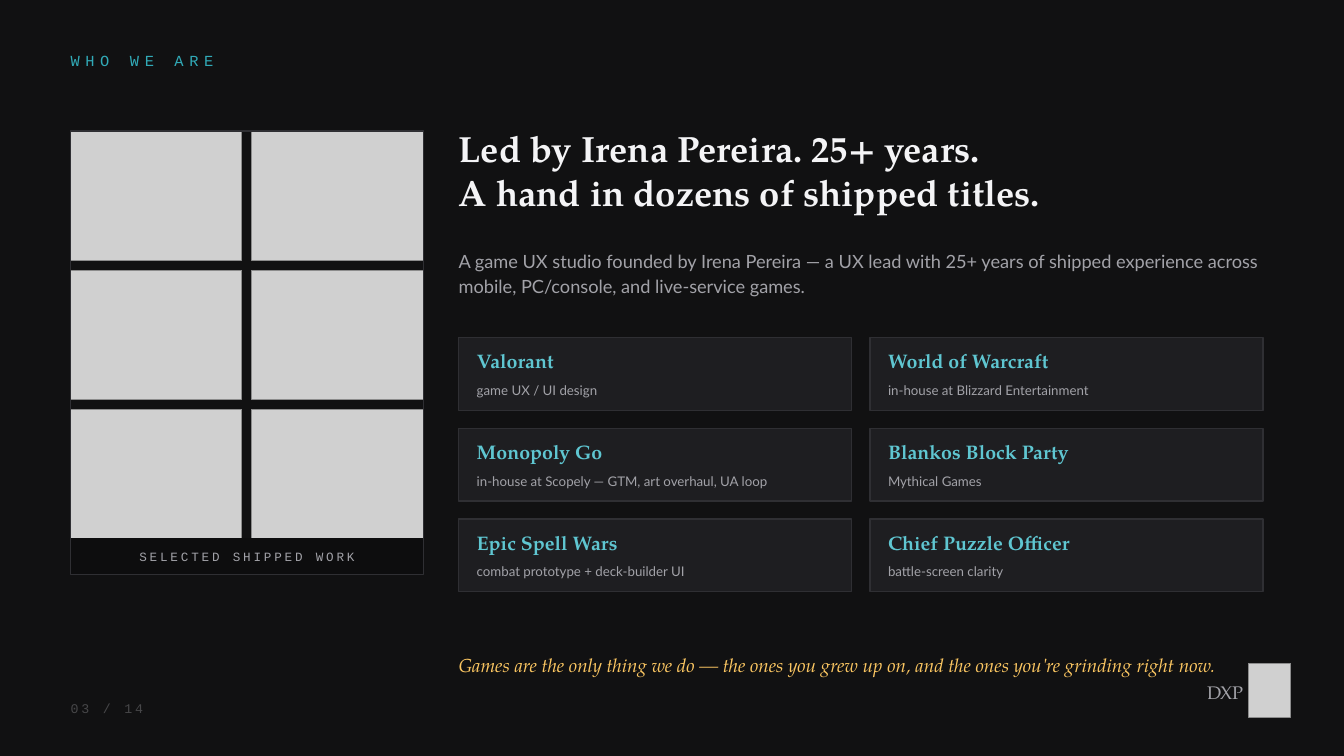
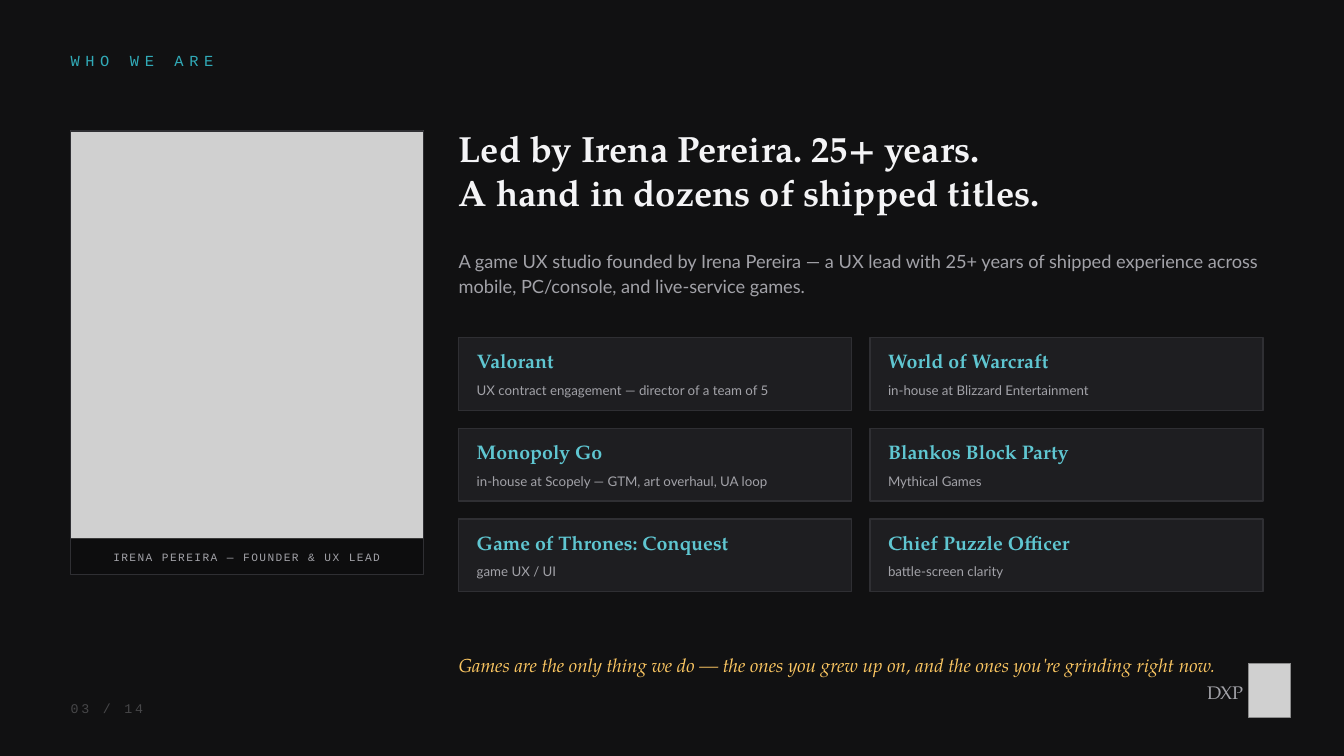
Before and after one commit to IrenaPereira/dxp-web, a slide deck: slide 3 of docs/brand/DXP-Capabilities-Deck.pptx. Drawn at 1344x756 pixels with LibreOffice and Linux fonts; fonts in the diff are those of the drawing; grey boxes stand for pictures. Boxes give left, top, right and bottom in pixels: in the first picture for what was removed or moved away, otherwise in the second. Text is boxed around its words. In the diff, an @@ line names an element or a change of style, - is before the commit and + after.

```diff
--- a/docs/brand/DXP-Capabilities-Deck.pptx
+++ b/docs/brand/DXP-Capabilities-Deck.pptx
@@ picture removed at (71, 131, 242, 260) @@
@@ picture added at (71, 131, 423, 538) @@
@@ picture removed at (252, 131, 423, 260) @@
@@ picture removed at (71, 270, 242, 399) @@
@@ picture removed at (252, 270, 423, 399) @@
@@ text added at (477, 385, 769, 398), 9.5 pt, text #A2A2A8 @@
+UX contract engagement — director of a team of 5
@@ picture removed at (71, 409, 242, 538) @@
@@ picture removed at (252, 409, 423, 538) @@
@@ text at (477, 536, 728, 555): text changed @@
-Epic Spell Wars
+Game of Thrones: Conquest
@@ text at (113, 553, 380, 561): text changed; size 9 to 8 pt @@
-SELECTED SHIPPED WORK
+IRENA PEREIRA — FOUNDER & UX LEAD
@@ text at (477, 566, 556, 579): text changed @@
-game UX / UI design
+game UX / UI
@@ text removed at (477, 566, 684, 578) @@
-combat prototype + deck-builder UI
```
Also in this commit, not shown: 2 other slides changed, 3 other files.
